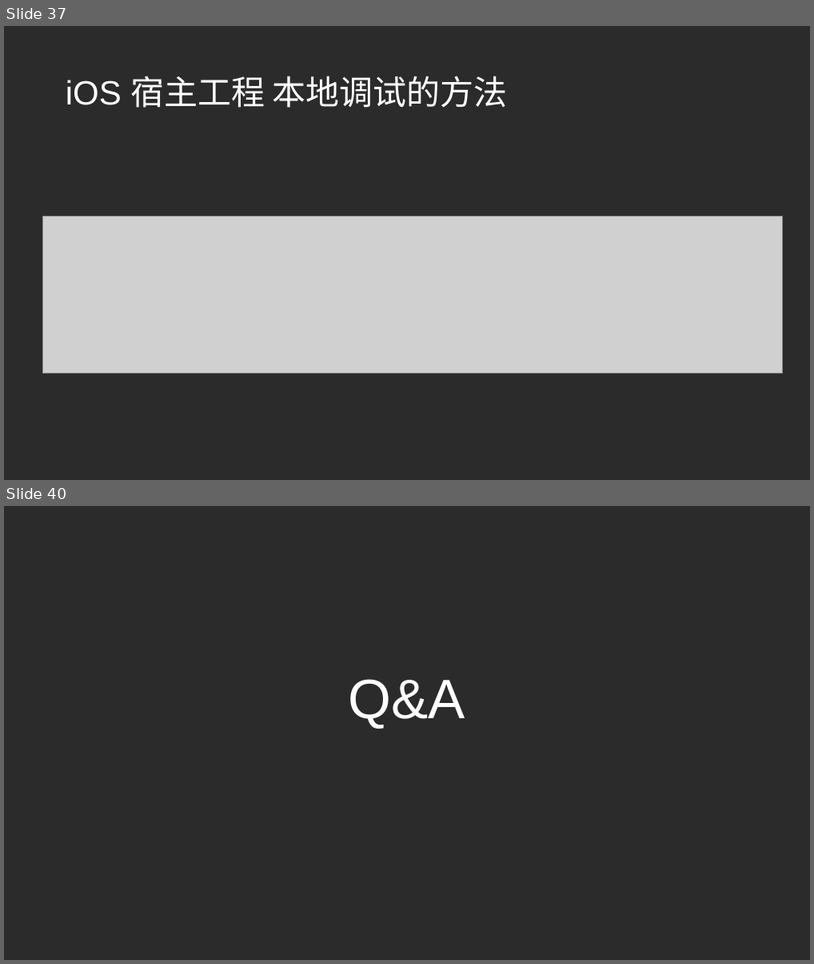
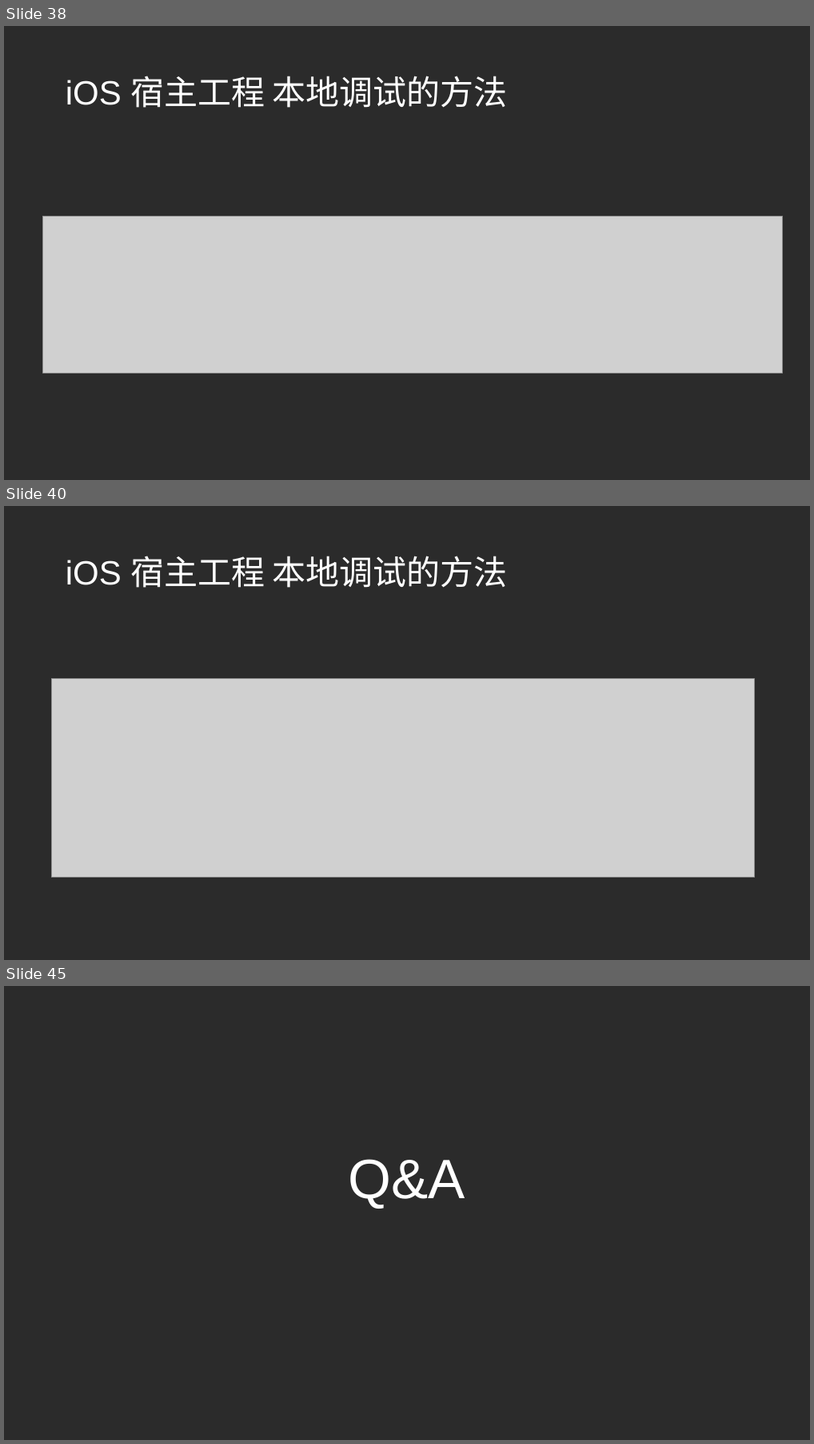
Before and after one commit to taojigu/TechDocs, a slide deck: flutter/iOSFlutterIntegrated.pptx. Shown one above the other, each under a label of ours: slides 37 and 40 before the commit, slides 38, 40 and 45 after it; the slides between them are not shown. The pictures are 814x964 and 814x1444 pixels, drawn with LibreOffice and Linux fonts; fonts in the diff are those of the drawing; grey boxes stand for pictures; background and template pictures are left out; a plain dark background stands for a picture behind light text. Boxes give left, top, right and bottom in pixels: in the first picture for what was removed or moved away, otherwise in the second. Text is boxed around its words. In the diff, an @@ line names an element or a change of style, - is before the commit and + after.

```diff
--- a/flutter/iOSFlutterIntegrated.pptx
+++ b/flutter/iOSFlutterIntegrated.pptx
@@ slide 40 added at bbox=[4, 506, 810, 960], background picture (left out) @@
@@ title added at bbox=[66, 556, 508, 588], 40 pt, text #FFFFFF @@
+iOS 宿主工程 本地调试的方法
@@ picture added at bbox=[52, 679, 755, 877] @@
@@ what was slide 37 is now slide 38 @@
@@ what was slide 40 is now slide 45 @@
```
Also in this commit, not shown: 2 slides changed, 5 other slides added, 1 slide removed.
